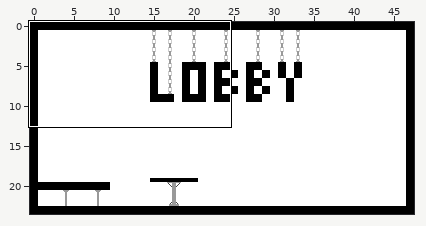
Level history. Tiled map: maps-dev/lobby.tmx. The picture above shows the old version from afar; the outline marks the close-up.
Close-up. The starting point:
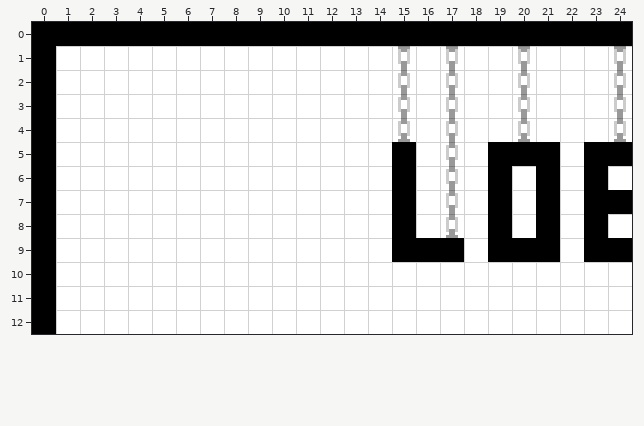
Cells are 8x8 px. Shown: x 0..24, y 0..12. The commit also changed other parts of the map, which this record leaves out.
After the commit:
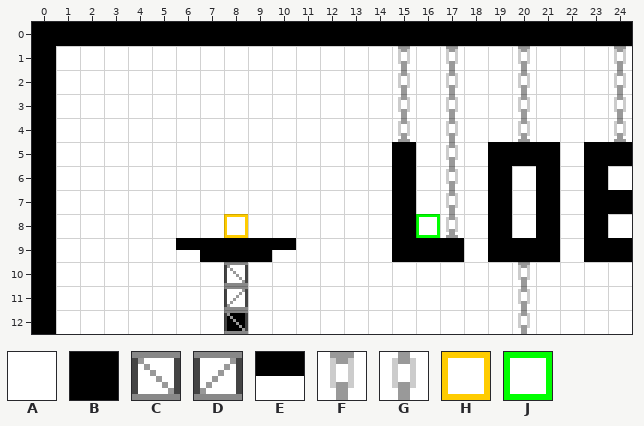
Key: from "map-main": A 0, B 8, C 16, D 17, E 18, F 28, G 36, H 45, J 54.
_ is an empty cell.
Tiles of an added or newly shown layer are drawn over the layers below it.
Changes in this commit:
Layer "Base" (removed):
The author cleared tile A in row 8 at x 8 and 16; in row 9 at x 6 to 10; in rows 10 to 12 at x 8 and 20.
Layer "Spawns" (added):
The edit adds tile H in row 8 at x 8.
The edit adds tile J in row 8 at x 16.
Layer "0":
The edit adds tile B in row 9 at x 7 to 9; in row 12 at x 8.
The edit adds tile E in row 9 at x 6 and 10.
The edit adds tile F in row 10 at x 20.
The edit adds tile G in rows 11 to 12 at x 20.
Layer "1":
The edit adds tile C in row 10 at x 8; in row 12 at x 8.
The edit adds tile D in row 11 at x 8.
Pixel boxes of the changes (left, top, right, bottom) in both close-ups:
changed: (176, 214, 296, 334)
changed: (416, 214, 440, 238)
changed: (518, 262, 530, 334)
